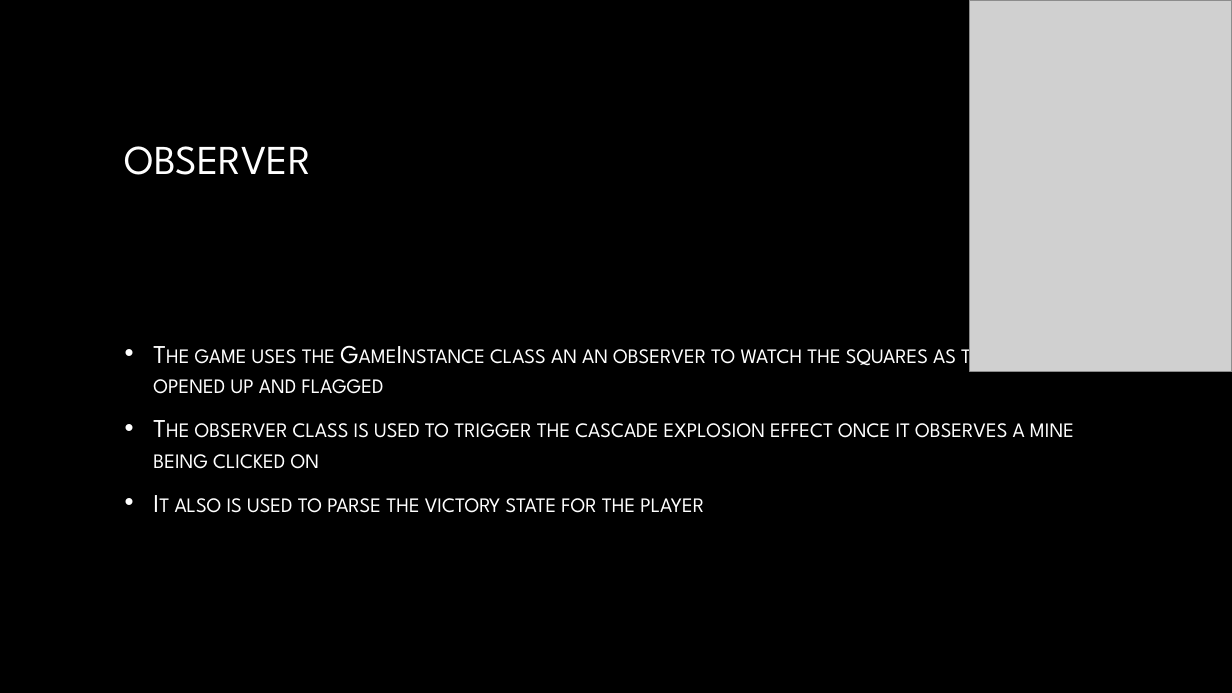
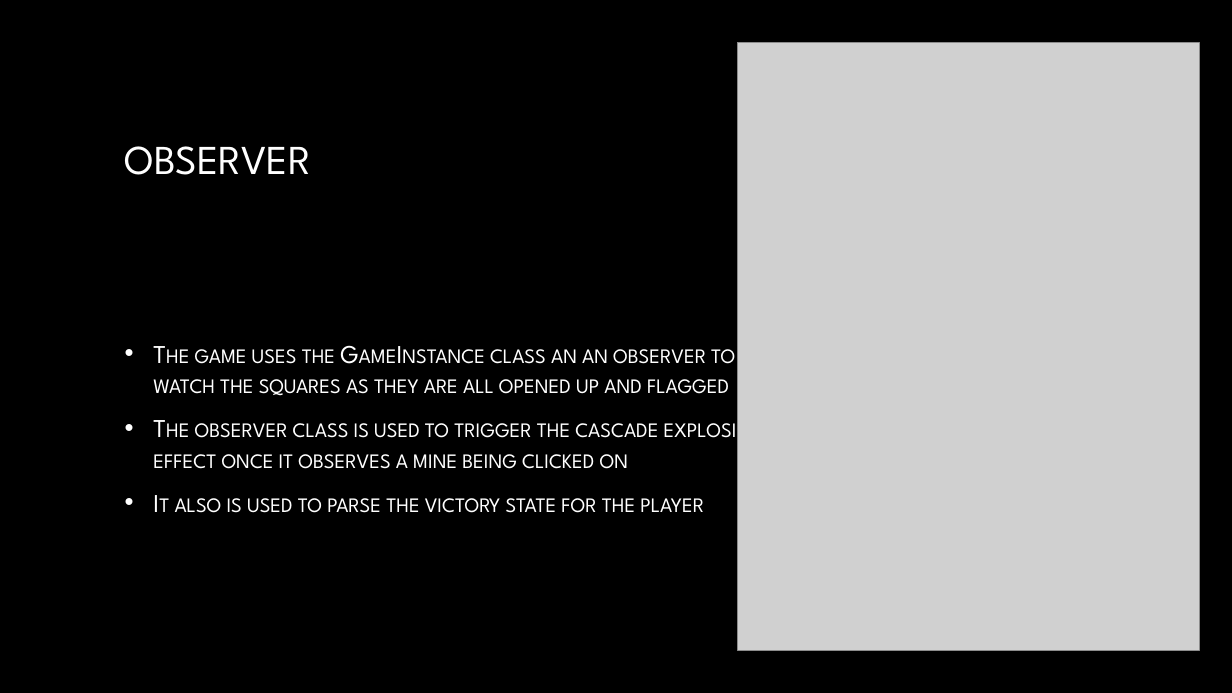
Before and after one commit to fcorso2016/Minesweeper, a slide deck: slide 12 of Presentation.pptx. Drawn at 1232x693 pixels with LibreOffice and Linux fonts; fonts in the diff are those of the drawing; grey boxes stand for pictures; background and template pictures are left out. Boxes give left, top, right and bottom in pixels: in the first picture for what was removed or moved away, otherwise in the second. Text is boxed around its words. In the diff, an @@ line names an element or a change of style, - is before the commit and + after.

```diff
--- a/Presentation.pptx
+++ b/Presentation.pptx
@@ picture removed at (x1=970, y1=0, x2=1232, y2=372) @@
@@ picture added at (x1=738, y1=43, x2=1200, y2=651) @@
@@ text "The game uses the GameInstance ..." rewrapped from (x1=153, y1=342, x2=1074, y2=513) to (x1=153, y1=349, x2=765, y2=513) @@
```
Also in this commit, not shown: 4 other slides changed, 1 slide added, 1 slide removed, 7 other files.
